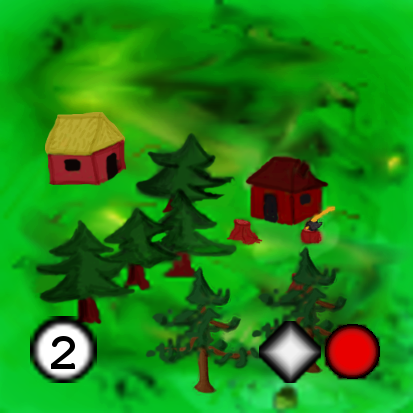
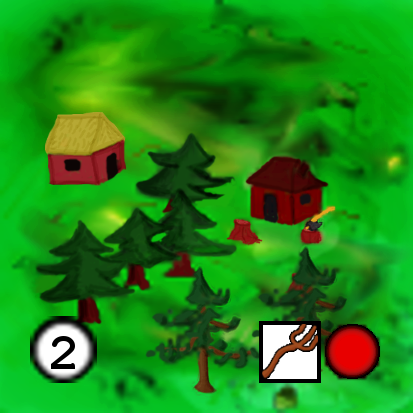
Layers edited between the first and the second 413×413 image:
added layer "Icono T1 Leva.png" above "Icono Guardian.png" over [259, 321, 321, 383]
